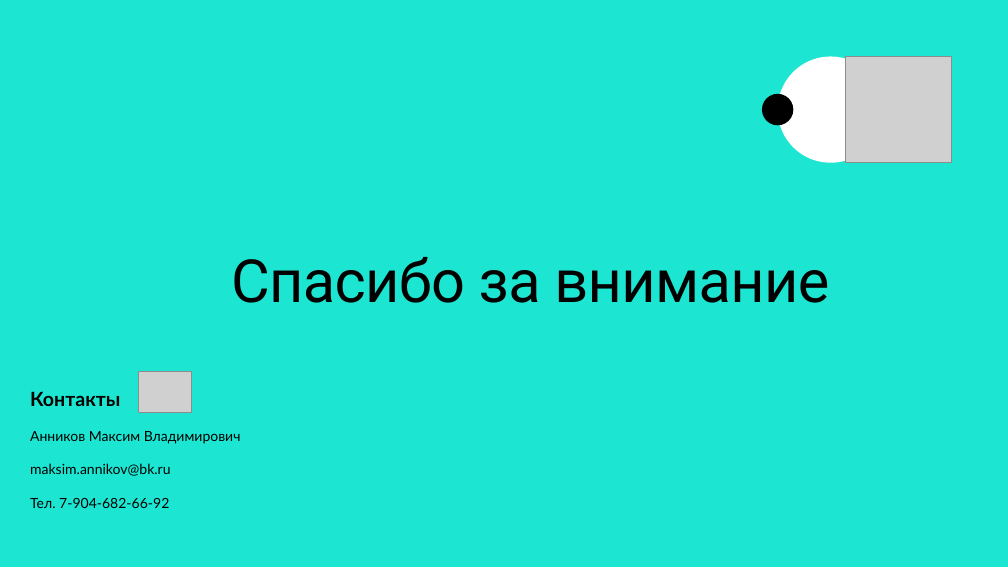
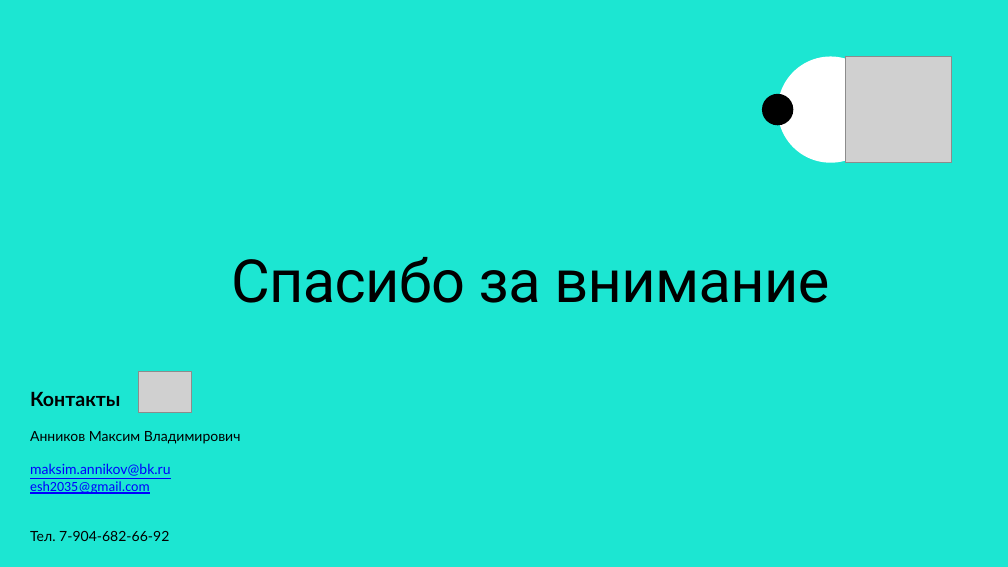
Before and after one commit to ESH-2035/Archipelago-2035, a slide deck: slide 12 of arch 2035.pptx (slide 16 before the commit). Drawn at 1008x567 pixels with LibreOffice and Linux fonts; fonts in the diff are those of the drawing; grey boxes stand for pictures. Boxes give left, top, right and bottom in pixels: in the first picture for what was removed or moved away, otherwise in the second. Text is boxed around its words. In the diff, an @@ line names an element or a change of style, - is before the commit and + after.

```diff
--- a/arch 2035.pptx
+++ b/arch 2035.pptx
@@ text at (30,463,170,476): text colour #000000 to #0000FF, underline on in "maksim.annikov@bk.ru" @@
@@ text at (30,481,150,494): paragraph added @@
+esh2035@gmail.com
```
Also in this commit, not shown: 2 other slides changed, 4 slides removed.
